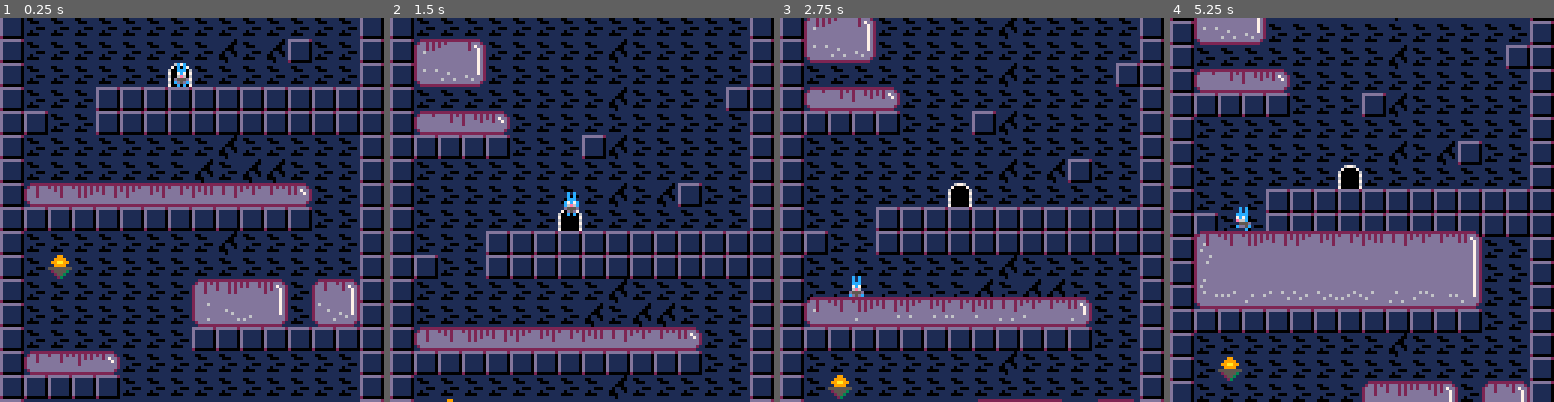
Above: before the commit, frames 1-4 (left to right).
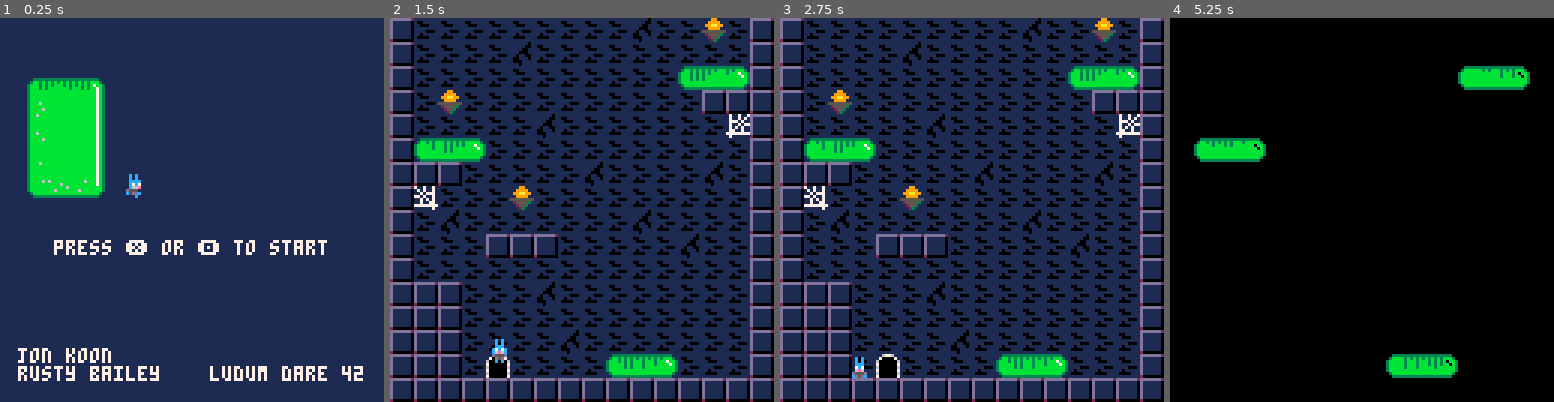
Above: after the commit, the same moments.

Repository: jondkoon/crushed
Game: PICO-8 cartridge game.p8
The game is run twice, just before and just after one commit, with the same random seed, the same clock (stepped at 60 frames per second) and the same inputs.
Inputs:
- Up to frame 1 (0.25 s): no input
- Up to frame 2 (1.5 s): tap O (Z key) at 0.33, 0.7, 1.43 s; tap X (X key) at 1.07 s
- Up to frame 3 (2.75 s): hold Left 1.97-2.37 s; tap X (X key) at 2.07, 2.4, 2.73 s; tap O (Z key) at 2.22 s; hold Down from 2.42 s (still down)
- Up to frame 4 (5.25 s): release Down at 2.82 s; hold Right 2.87-3.53 s; tap X (X key) every 0.33 s from 3.07 to 5.07 s; tap O (Z key) at 3.1, 3.98, 4.87 s; hold Up 3.58-4.08 s; hold Right 4.13-4.53 s; hold Down 4.58-5.08 s; hold Left from 5.13 s (still down)

The runs differ from the first frame. In frame 1, 43% of the frame differs, in the area x 0-100%, y 0-100%; in frame 2, 47%; in frame 3, 48%; in frame 4, 85%.

Commit message:
title scene

Diff:
--- a/game.p8
+++ b/game.p8
@@ -1193,8 +1193,8 @@
 	end
 })
 
--- current_scene = title_scene
-current_scene = make_game_scene(2)
+current_scene = title_scene
+-- current_scene = make_game_scene(2)
 -- current_scene = winning_scene
 
 function _init()
@@ -1309,7 +1309,7 @@
 00000000000000000000000000000000000000000000000000000000000000000000000000000000000000000000000000000000000000000000000000000000
 33535353535353536353535353535333335353535353535353535353535353333353535353535353536353633353533333535353535353535353535353535333
 00000000000000000000000000000000000000000000000000000000000000000000000000000000000000000000000000000000000000000000000000000000
-3353536353535353535353535353533333535353635385e2e2e25353535353333353535353535365535353535353533333a50202025353535353535353535333
+3353536353535353535353535353533333535353635385e2e2e25353535353333353535353535363535353535353533333a50202025353535353535353535333
 00000000000000000000000000000000000000000000000000000000000000000000000000000000000000000000000000000000000000000000000000000000
 33535353535353535353535353535333335353535353e2e2e2e25353536353333353535333333333333333333333333333333333333353535353533333333333
 00000000000000000000000000000000000000000000000000000000000000000000000000000000000000000000000000000000000000000000000000000000
@@ -1341,7 +1341,7 @@
 00000000000000000000000000000000000000000000000000000000000000000000000000000000000000000000000000000000000000000000000000000000
 33333353535353635353535353535333335353535363535353535353735353333353735353535353536353535373533333535353535353535353535353535333
 00000000000000000000000000000000000000000000000000000000000000000000000000000000000000000000000000000000000000000000000000000000
-33333353655353535375222253535333335385020253536553535353535353333353535353535353533333535353533333535353535353655353535353a52233
+33333353655353535375222253535333335385020253536553535353535353333353535353655353533333535353533333535353535353655353535353a52233
 00000000000000000000000000000000000000000000000000000000000000000000000000000000000000000000000000000000000000000000000000000000
 33333333333333333333333333333333333333333333333333333333333333333333333333333333333333333333333333333333333333333333333333333333
 __gff__
